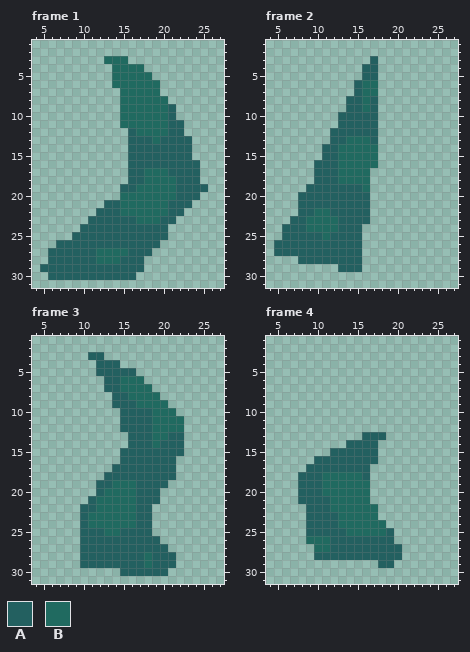
Edited in one commit: pixel-art file (graphics/source/sprites/thorn.aseprite). This is how it looked before the edit.
32x32 pixels, 4 frames. Shown: frame 1: x 4..27, y 1..31; frame 2: x 4..27, y 1..31; frame 3: x 4..27, y 1..31; frame 4: x 4..27, y 1..31.
Palette (. is transparent): A #236060  B #206a60
The result:
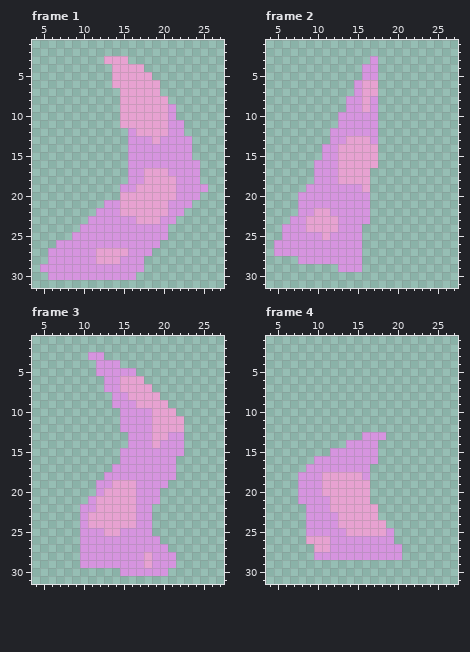
Change:
layer "Midnight" now hidden
layer "Evening" now hidden
Colour A changes from #236060 to #d694df.
Colour B changes from #206a60 to #e7a2d1.
Frame 4:
The edit erases colour A in row 29 at x 18 to 19.
Boxes around the changes in both pictures, in picture pixels (x1, y1, x2, y2):
changed: (40, 56, 208, 280)
changed: (274, 56, 378, 272)
changed: (80, 352, 184, 576)
changed: (298, 432, 402, 568)
